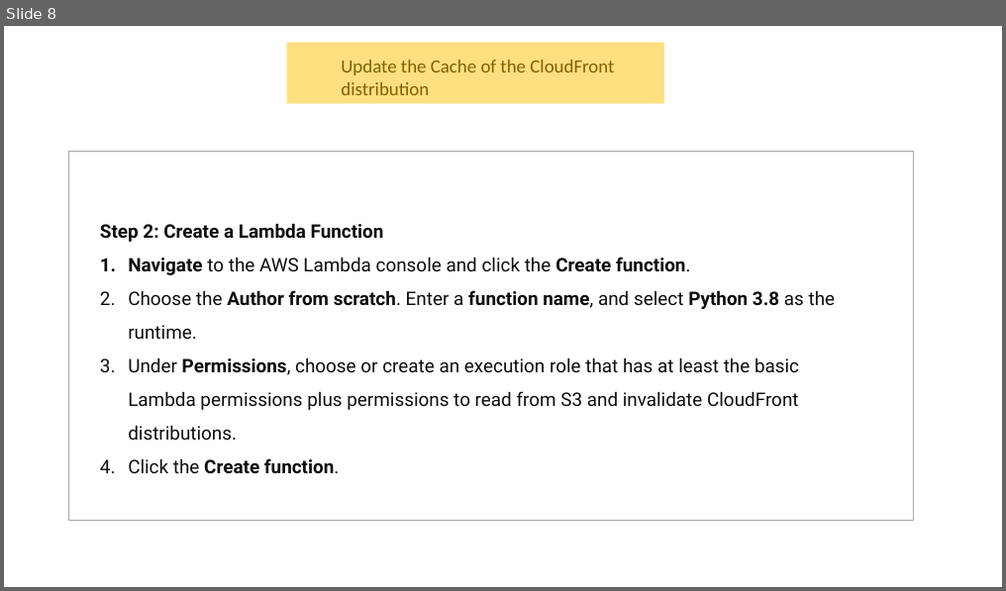
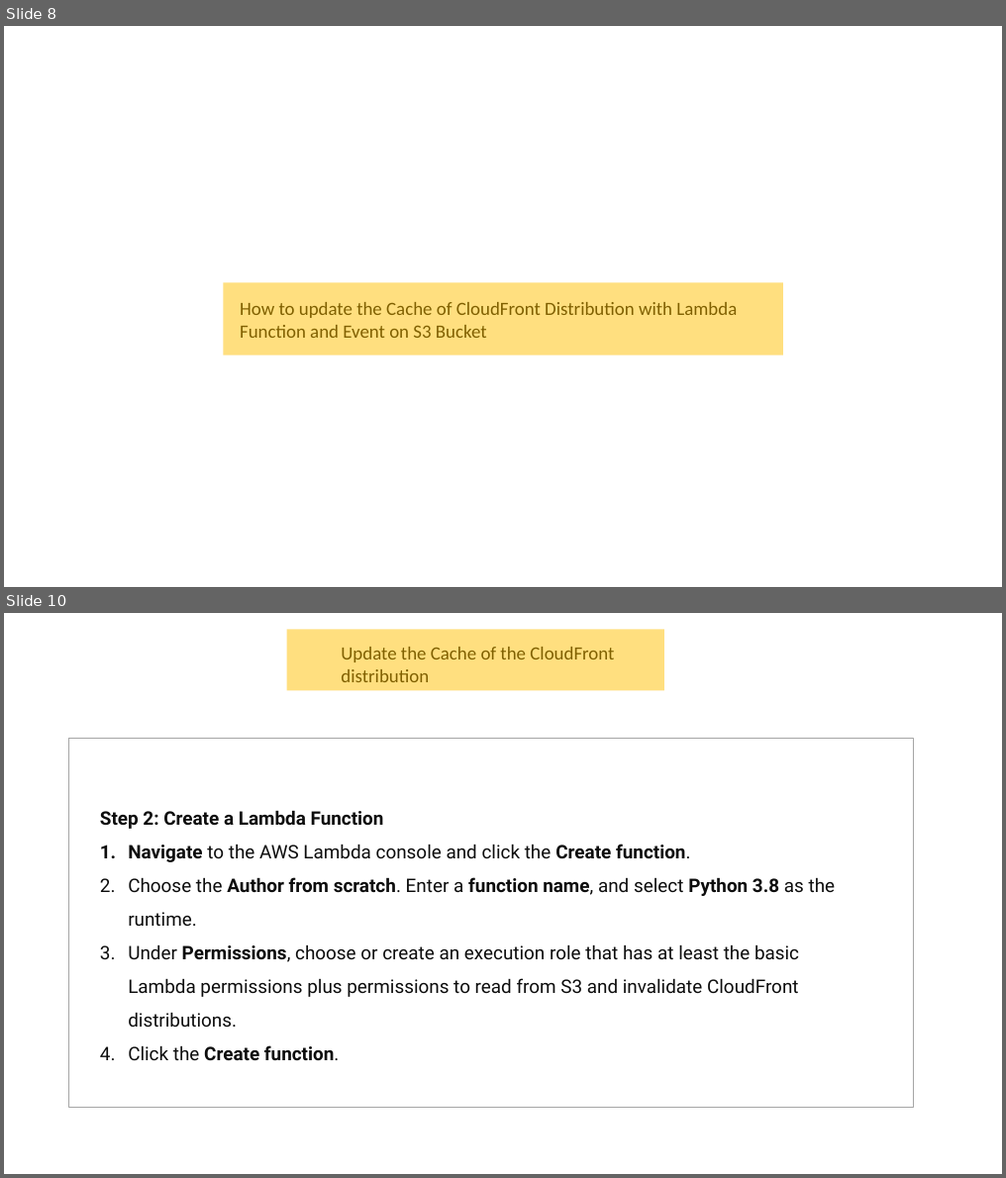
Before and after one commit to abmishra1234/DVR-Feature-Livestream, a slide deck: docs/Mp4ToHLS.pptx. Shown one above the other, each under a label of ours: slide 8 before the commit, slides 8 and 10 after it; the slides between them are not shown. The pictures are 1006x591 and 1006x1178 pixels, drawn with LibreOffice and Linux fonts; fonts in the diff are those of the drawing. Boxes give left, top, right and bottom in pixels: in the first picture for what was removed or moved away, otherwise in the second. Text is boxed around its words. In the diff, an @@ line names an element or a change of style, - is before the commit and + after.

```diff
--- a/docs/Mp4ToHLS.pptx
+++ b/docs/Mp4ToHLS.pptx
@@ slide 8 added at (4,26,1002,587), background #FFFFFF @@
@@ rectangle added at (224,282,783,356), fill #FFC000 at 50% opacity @@
@@ text added at (240,302,737,338), 18 pt, text #000000 @@
+How to update the Cache of CloudFront Distribution with Lambda Function and Event on S3 Bucket
@@ what was slide 8 is now slide 10 @@
```
Also in this commit, not shown: 1 slide changed, 7 other slides added, 1 other file.
